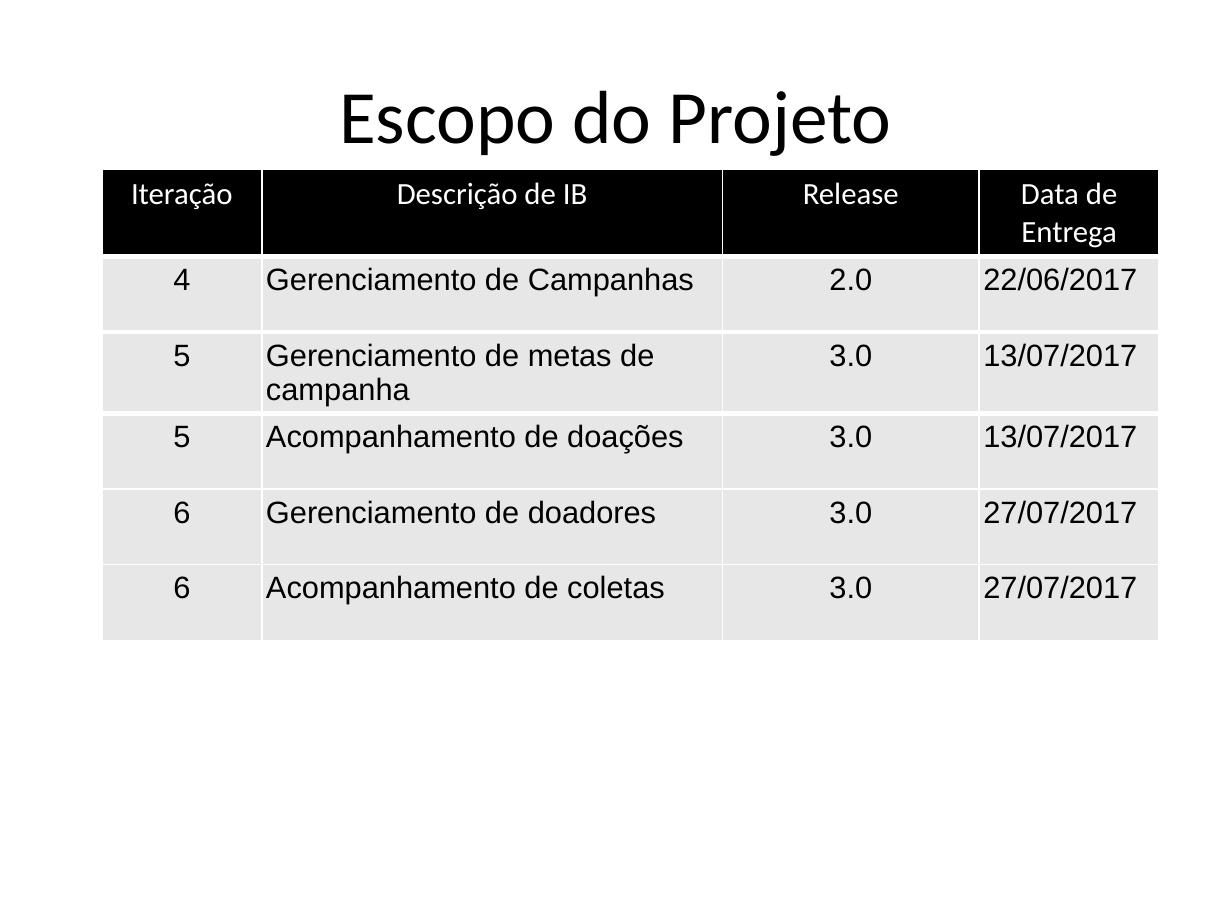
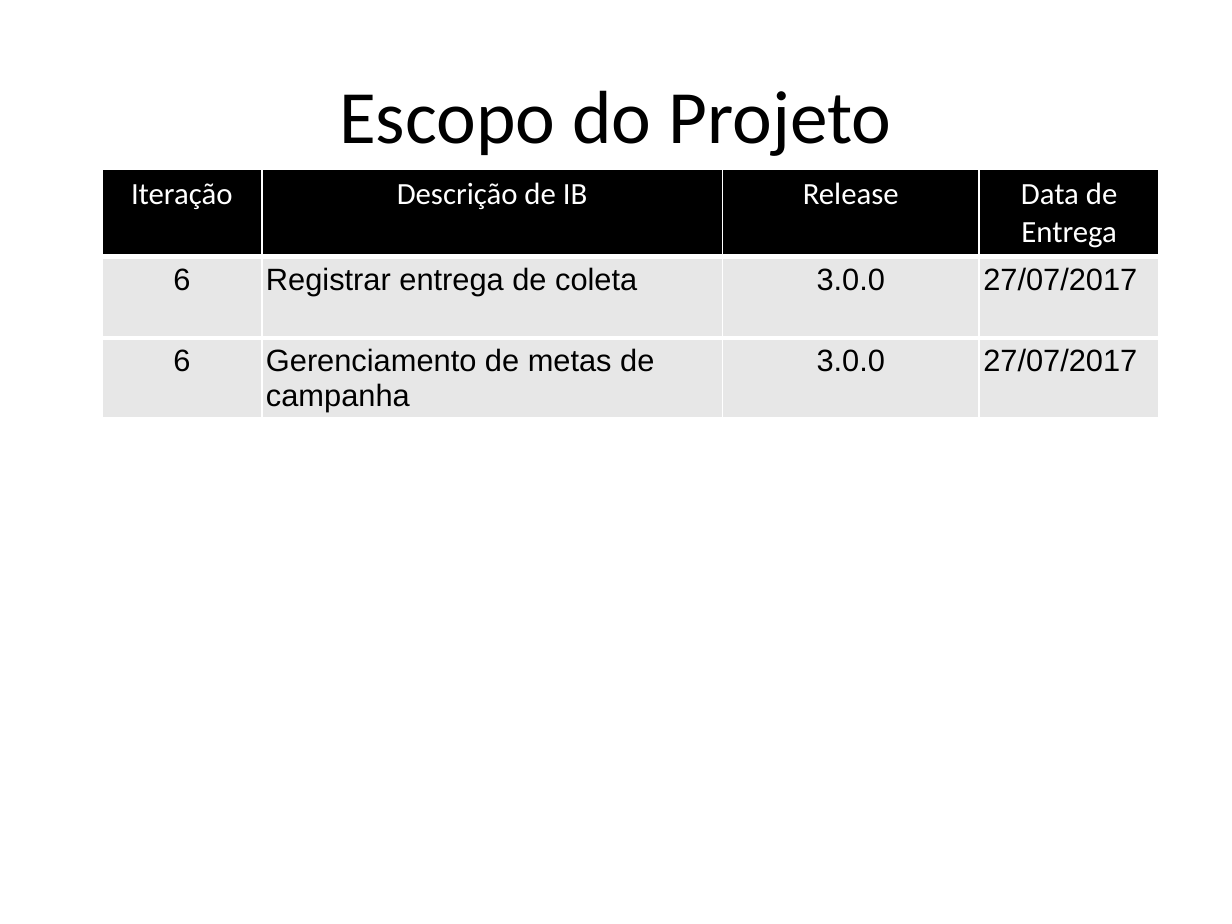
Before and after one commit to AjudeMais/ajudeMais-Projeto, a slide deck: slide 12 of Projeto-AjudeMais/000-Gerência de Projeto/PPJ-Plano de Projeto.pptx. Drawn at 1232x924 pixels with LibreOffice and Linux fonts; fonts in the diff are those of the drawing. Boxes give left, top, right and bottom in pixels: in the first picture for what was removed or moved away, otherwise in the second. Text is boxed around its words. In the diff, an @@ line names an element or a change of style, - is before the commit and + after.

```diff
--- a/Projeto-AjudeMais/000-Gerência de Projeto/PPJ-Plano de Projeto.pptx
+++ b/Projeto-AjudeMais/000-Gerência de Projeto/PPJ-Plano de Projeto.pptx
@@ table at [102, 169, 1159, 428] @@
-row 2: 4 | Gerenciamento de Campanhas | 2.0 | 22/06/2017
-row 3: 5 | Gerenciamento de metas de campanha | 3.0 | 13/07/2017
-row 4: 5 | Acompanhamento de doações | 3.0 | 13/07/2017
-row 5: 6 | Gerenciamento de doadores | 3.0 | 27/07/2017
-row 6: 6 | Acompanhamento de coletas | 3.0 | 27/07/2017
+row 2: 6 | Registrar entrega de coleta | 3.0.0 | 27/07/2017
+row 3: 6 | Gerenciamento de metas de campanha | 3.0.0 | 27/07/2017
```
Also in this commit, not shown: 4 other slides changed, 2 other files.
